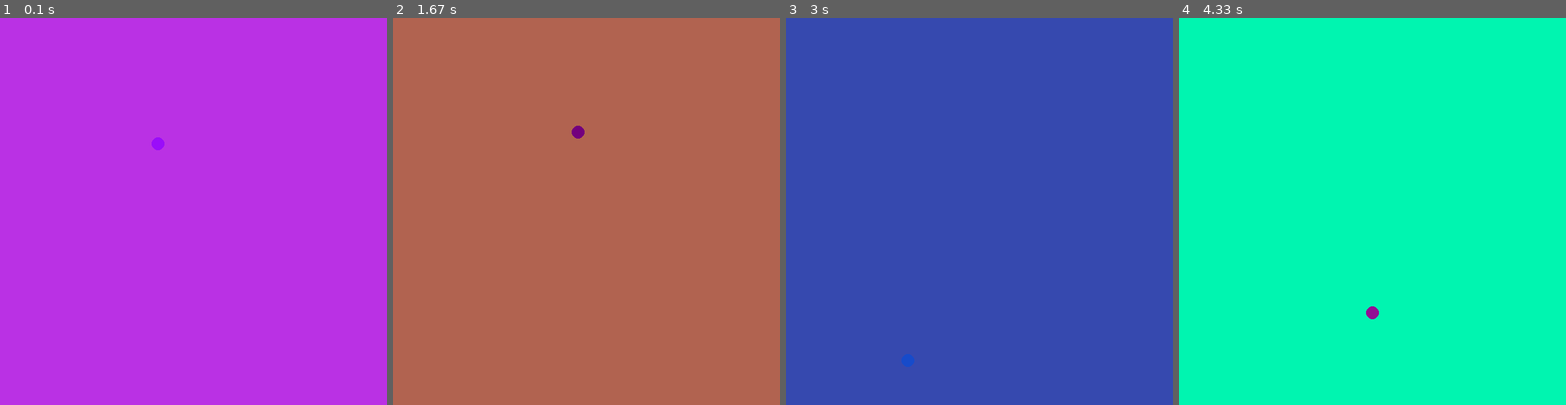
Above: before the commit, frames 1-4 (left to right).
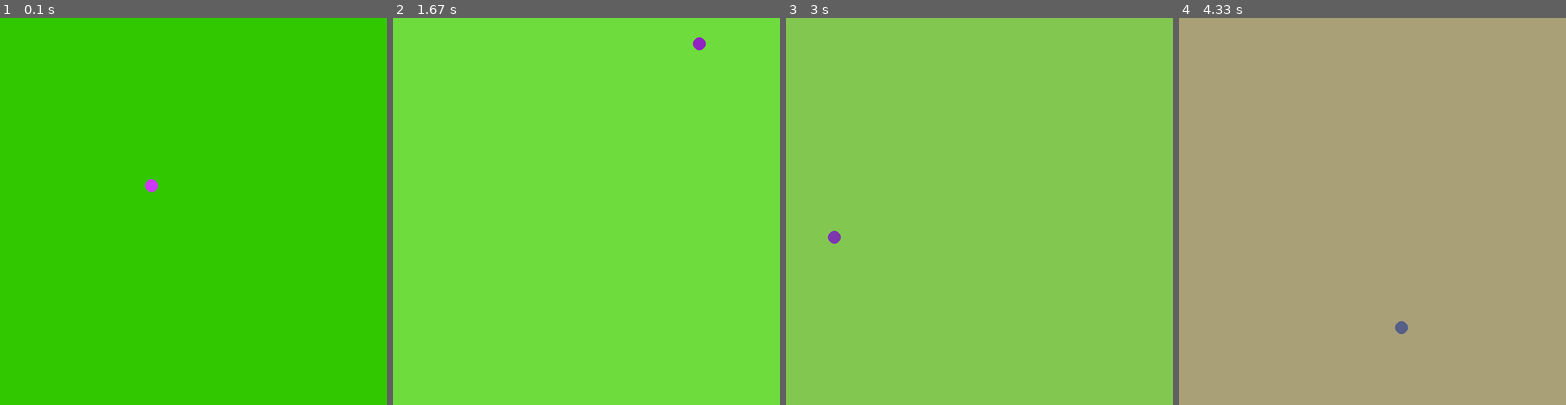
Above: after the commit, the same moments.

Repository: asboyer/python-lessons
Game: pygame game, started from projects/pygame/bouncing_ball.py
Same seed, same stepped clock (60 frames per second), same inputs: the game is played once before the commit and once after it.
Inputs:
- Up to frame 1 (0.1 s): no input
- Up to frame 2 (1.67 s): no input
- Up to frame 3 (3 s): no input
- Up to frame 4 (4.33 s): no input

The runs differ from the first frame. In frame 1, 100% of the frame differs, in the area x 0-100%, y 0-100%; in frame 2, 100%; in frame 3, 100%; in frame 4, 100%.

Commit message:
changes rayan

Diff:
--- a/projects/pygame/bouncing_ball.py
+++ b/projects/pygame/bouncing_ball.py
@@ -5,17 +5,29 @@
 def randcolor():
     return (random.randint(0, 255), random.randint(0, 255), random.randint(0, 255))
 
+r = 50
+g = 200
+b = 0
+i = 20
+
 x = 200
 y = 200
 
 ball_color = randcolor()
-background_color = randcolor()
+background_color = (r, g, b)
 
-max_speed = 10
-min_speed = -10
+maximum_speed = 200
 
-xv = random.randint(min_speed, max_speed)
-yv = random.randint(min_speed, max_speed)
+randomness = 10
+
+# xv = random.randint(-randomness, randomness)
+# yv = random.randint(-randomness, randomness)
+
+xv = 5
+yv = 10
+
+base_xv = xv
+base_yv = yv
 
 screen_width = 600
 ball_width = 20
@@ -27,24 +39,108 @@
 clock = pygame.time.Clock()
 
 done = False
+down_r = False
+down_g = False
+down_b = False
 
 while not done:
     for event in pygame.event.get():
         if event.type == pygame.QUIT:
             done = True
 
+    if r + i > 255:
+        down_r = True
+    elif r - i < 0:
+        down_r = False
+
+
+    if g + i > 255:
+        down_g = True
+    elif g - i < 0:
+        down_g = False
+
+    if b + i > 255:
+        down_b = True
+    elif b - i < 0:
+        down_b = False
+
+
+
+    background_color = (r, g, b)
+    ball_color = (-(r - 255), -(g - 255), -(b - 255))
     screen.fill(background_color)
 
     if x >= screen_width - ball_width or x <= 0:
         xv = -xv
-        yv = random.randint(min_speed, max_speed)
-        ball_color = randcolor()
-        background_color = randcolor()
+
+        # choice = random.randint(0, 1)
+
+        # if choice == 0:
+        #     yv += random.randint(-randomness, randomness)
+        # else:
+        #     yv -= random.randint(-randomness, randomness)
+
+        if down_r:
+            r -= i
+        else:
+            r += i
+
+        if down_g:
+            g -= i
+        else:
+            g += i
+
+        if down_b:
+            b -= i
+        else:
+            b += i
+
+        print(r, g, b)
+        print("________")
+
+        # print(f'xv: {xv}')
+        # print("___________")
+        # ball_color = randcolor()
     if y >= screen_width - ball_width or y <= 0:
         yv = -yv
-        xv = random.randint(min_speed, max_speed)
-        ball_color = randcolor()
-        background_color = randcolor()
+
+        # choice = random.randint(0, 1)
+
+        # if choice == 0:
+        #     xv += random.randint(-randomness, randomness)
+        # else:
+        #     xv -= random.randint(-randomness, randomness)
+
+        if down_r:
+            r -= i
+        else:
+            r += i
+
+        if down_g:
+            g -= i
+        else:
+            g += i
+
+        if down_b:
+            b -= i
+        else:
+            b += i
+
+        print(r, g, b)
+        print("________")
+
+        # print(f'yv: {yv}')
+        # print("___________")
+        # ball_color = randcolor()
+
+    if yv >= maximum_speed:
+        yv = base_yv
+    if yv < -maximum_speed:
+        yv = -base_yv
+    if xv >= maximum_speed:
+        xv = base_xv
+    if xv < -maximum_speed:
+        xv = -base_xv
 
     pygame.draw.ellipse(screen, ball_color, [x, y, ball_width, ball_width], 0)
 
--- /dev/null
+++ b/projects/pygame/new.py
@@ -0,0 +1,15 @@
+r = 0
+
+while True:
+
+    if r == 255:
+        down = True
+    elif r == 0:
+        down = False
+
+    if down:
+        r -= 1
+    else:
+        r += 1
+
+    print(r)
--- a/projects/pygame/session1.py
+++ b/projects/pygame/session1.py
@@ -1,25 +1,39 @@
 # ball game -> create an ellipse that will act as a ball
 
-import pygame
+import pygame, random, threading
 
-BLACK = (0, 0, 0)
-WHITE = (255, 255, 255)
-RED = (172, 29, 0)
-GREEN = (0, 133, 0)
-BLUE = (0, 139, 225)
+def randcolor():
+    r = random.randint(0, 255)
+    b = random.randint(0, 255)
+    g = random.randint(0, 255)
+    return (r, b, g)
+
+screen_color = randcolor()
+ball_color = randcolor()
+
+screen_width = 800
+ball_width = 200
+randomness = 10
+
+maximum_yv = 30
+maximum_xv = 30
 
 x = 200
 y = 200
 
-xvel = 10
-yvel = 30
+xvel = 11
+yvel = 10
+
+base_yv = yvel
+base_xv = xvel
 
 pygame.init()
 
-screen = pygame.display.set_mode((600, 600))
+screen = pygame.display.set_mode((screen_width, screen_width))
 pygame.display.set_caption('Bouncing Ball')
 clock = pygame.time.Clock()
 done = False
+
 
 while not done:
 
@@ -27,14 +41,36 @@
         if event.type == pygame.QUIT:
             done = True
 
-    screen.fill(BLACK)
+    screen.fill(screen_color)
 
-    if x >= 580 or x <= 0:
+    if x >= screen_width - ball_width or x <= 0:
         xvel = -xvel
-    if y >= 580 or y <= 0:
+        choice = random.randint(0, 1)
+        if choice == 0:
+            yvel += random.randint(-randomness, randomness)
+        else:
+            yvel -= random.randint(-randomness, randomness)
+        print(f'yvel = {yvel}')
+        ball_color = randcolor()
+        screen_color = randcolor()
+    if y >= screen_width - ball_width or y <= 0:
         yvel = -yvel
+        choice = random.randint(0, 1)
+        if choice == 0:
+            xvel += random.randint(-randomness, randomness)
+        else:
+            xvel -= random.randint(-randomness, randomness)
+        print(f'xvel = {xvel}')
+        ball_color = randcolor()
+        screen_color = randcolor()
+    if yvel > maximum_yv or yvel < -maximum_yv:
+        print('CROSSED')
+        yvel = base_yv
+    if xvel > maximum_xv or xvel < -maximum_xv:
+        xvel = base_xv
+        print('CROSSED')
 
-    pygame.draw.ellipse(screen, WHITE, [x, y, 20, 20], 0)
+    pygame.draw.ellipse(screen, ball_color, [x, y, ball_width, ball_width], 0)
     x += xvel
     y += yvel
 
